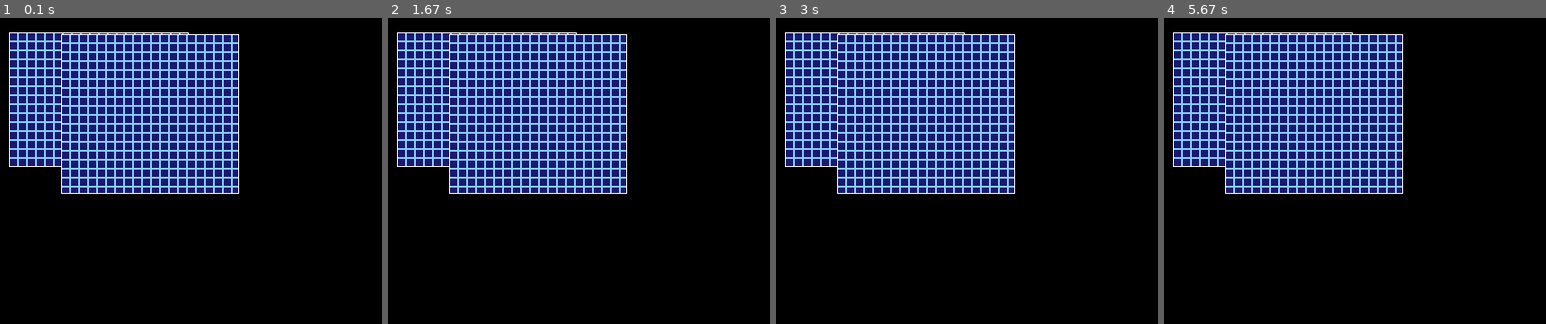
Above: before the commit, frames 1-4 (left to right).
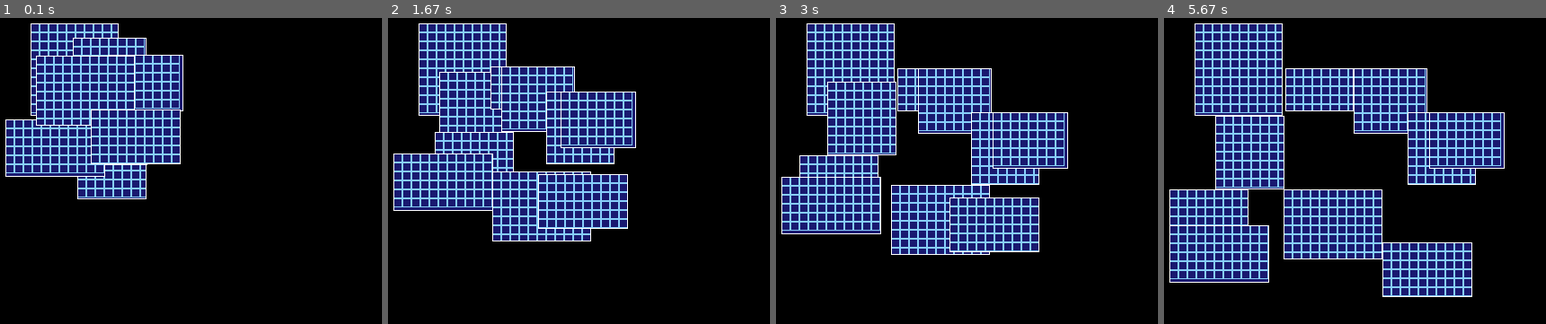
Above: after the commit, the same moments.

Repository: vgonisanz/pdga
Game: pygame game, started from pdga/samples/04_isolate_cells.py
The game is run twice, just before and just after one commit, with the same random seed, the same clock (stepped at 60 frames per second) and the same inputs.
Inputs:
- Up to frame 1 (0.1 s): no input
- Up to frame 2 (1.67 s): no input
- Up to frame 3 (3 s): no input
- Up to frame 4 (5.67 s): no input

The runs differ from the first frame. In frame 1, 23% of the frame differs, in the area x 1-63%, y 1-60%; in frame 2, 29%; in frame 3, 36%; in frame 4, 47%, in the area x 1-90%, y 1-92%.

Commit message:
isolate: draft of an algorithm, need to work more

Diff:
--- a/pdga/samples/04_isolate_cells.py
+++ b/pdga/samples/04_isolate_cells.py
@@ -12,16 +12,41 @@
 wheight = 600
 initx = wwidth/8*3
 inity = wheight/8*3
-width = wwidth/4
-height = wheight/4
+width = wwidth/8
+height = wheight/8
 grid_size = 10
 
 cells = []
 
+def isolate_cells(cell0, cell1):
+    # Move X axi
+    xsubtract = cell1.rect.left - cell0.rect.left
+
+    if xsubtract > 0:
+        cell1.move_right()
+    elif xsubtract < 0:
+        cell0.move_left()
+    # Move Y axi
+    ysubtract = cell1.rect.top - cell0.rect.top
+
+    if ysubtract > 0:
+        cell1.move_down()
+    elif ysubtract < 0:
+        cell0.move_up()
+
 def draw():
     for cell in cells:
         engine.draw_cell(cell)
-
+    # Idea, buscar el más alejado, y terminar de alejarlo
+    # primero X y luego Y
+    print("Update physics")
+    for x in range(len(cells) - 1):
+        for y in range(x + 1, len(cells)):
+            print(f"combine {x} and {y}")
+            cell0 = cells[x]
+            cell1 = cells[y]
+            if cell0.rect.colliderect(cell1.rect):
+                isolate_cells(cell0=cell0, cell1=cell1)
     time.sleep(0.05)
 
 def events(event):
@@ -31,17 +56,10 @@
 def init():
     global cells
 
-    cell1 = Cell(initx, inity, width, height,
-        bg_color=Colors.MidnightBlue,
-        grid_color=Colors.LightSkyBlue,
-        border_color=Colors.White,
-        grid_width=grid_size,
-        grid_height=grid_size
-    )
+    for x in range(10):
+        cell = Generators.cell_random(initx, inity, width, height, 3, grid_size)
+        cells.append(cell)
 
-    cell2 = Generators.cell_random(initx, inity, width, height, 3, grid_size)
-
-    cells = [ cell1, cell2 ]
 
 if __name__ == "__main__":
     print(f"Initializing engine with {wwidth}, {wheight}")
